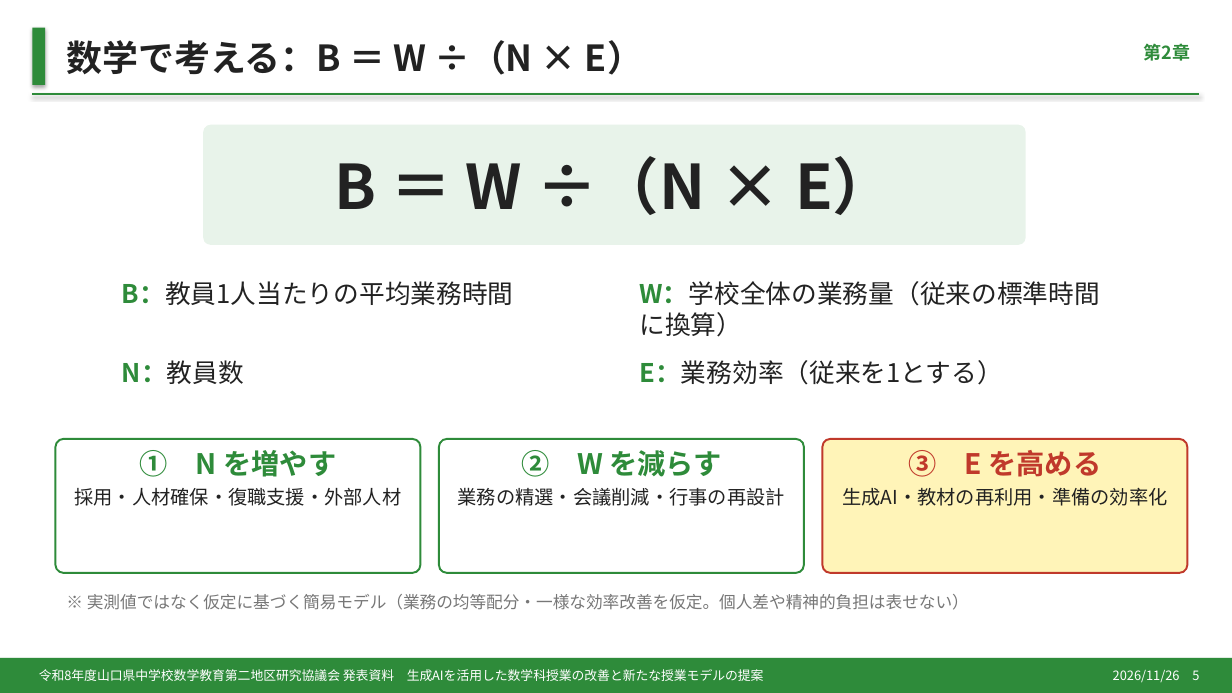
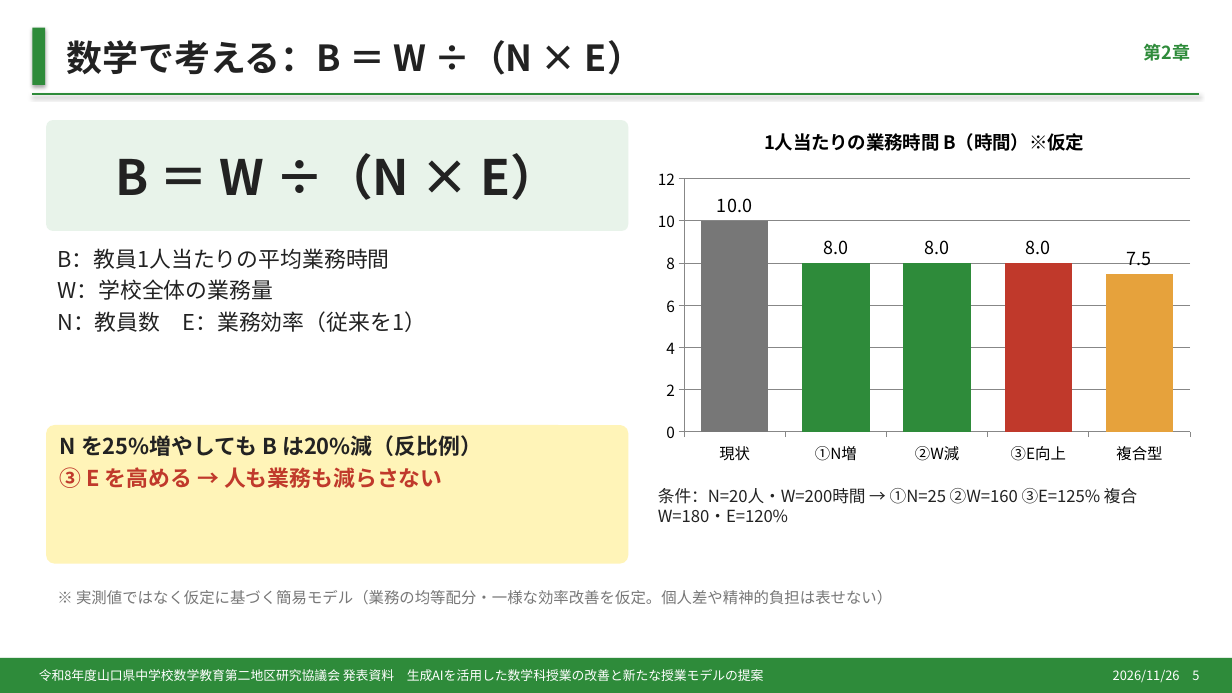
Before and after one commit to margiela14th-sudo/my-ai-project, a slide deck: slide 5 of 07_完成資料/県大会発表_生成AI授業再構築.pptx. Drawn at 1232x693 pixels with LibreOffice and Linux fonts; fonts in the diff are those of the drawing. Boxes give left, top, right and bottom in pixels: in the first picture for what was removed or moved away, otherwise in the second. Text is boxed around its words. In the diff, an @@ line names an element or a change of style, - is before the commit and + after.

```diff
--- a/07_完成資料/県大会発表_生成AI授業再構築.pptx
+++ b/07_完成資料/県大会発表_生成AI授業再構築.pptx
@@ column chart added at [647,111,1202,471] @@
+title "1人当たりの業務時間 B（時間）※仮定"
+categories: 現状, ①N増, ②W減, ③E向上, 複合型
+Series 1: 10, 8, 8, 8, 7.5
@@ rounded rectangle "B ＝ W ÷（N × ...": place and size @@
-rounded rectangle "B ＝ W ÷（N × ..." at [203,125,1026,245]
+rounded rectangle "B ＝ W ÷（N × ..." at [46,120,628,231]
@@ rounded rectangle "B ＝ W ÷（N × ..." at [46,120,628,231]: size 48 to 38 pt @@
@@ text "B：教員1人当たりの平均業務時間": place and size @@
-text "B：教員1人当たりの平均業務時間" at [122,281,514,305]
+text "B：教員1人当たりの平均業務時間" at [57,248,426,332]
@@ text at [57,248,389,269]: size 20 to 17 pt, text colour #2E8B3A to #222222, bold off in "B：教員1人当たりの平均業務時間" @@
@@ text at [57,279,426,332]: paragraphs added @@
+W：学校全体の業務量
+N：教員数 E：業務効率（従来を1）
@@ text removed at [639,281,1100,337] @@
-W：学校全体の業務量（従来の標準時間に換算）
@@ text removed at [122,360,244,384] @@
-N：教員数
@@ rounded rectangle added at [46,425,628,564], fill #FFF4B8, 17 pt, text #222222, bold @@
+N を25%増やしても B は20%減（反比例）
+③ E を高める → 人も業務も減らさない
@@ rounded rectangle removed at [55,439,421,573] @@
-① N を増やす
-採用・人材確保・復職支援・外部人材
@@ rounded rectangle removed at [439,439,804,573] @@
-② W を減らす
-業務の精選・会議削減・行事の再設計
@@ rounded rectangle removed at [823,439,1188,573] @@
-③ E を高める
-生成AI・教材の再利用・準備の効率化
@@ text at [658,488,1137,522]: text changed; size 20 to 13 pt @@
-E：業務効率（従来を1とする）
+条件：N=20人・W=200時間 → ①N=25 ②W=160 ③E=125% 複合 W=180・E=120%
@@ text "※ 実測値ではなく仮定に基づく簡易モデル（業務の均等配分・一様な効率改善を仮定。個人差や精神的負担は表せない）": place and size @@
-text "※ 実測値ではなく仮定に基づく簡易モデル（業務の均等配分・一様な効率改善を仮定。個人差や精神的負担は表せない）" at [87,594,969,610]
+text "※ 実測値ではなく仮定に基づく簡易モデル（業務の均等配分・一様な効率改善を仮定。個人差や精神的負担は表せない）" at [76,590,892,604]
@@ text "※ 実測値ではなく仮定に基づく簡易モデル（業務の均等配分・一様な効率改善を仮定。個人差や精神的負担は表せない）" at [76,590,892,604]: size 13 to 12 pt @@
```
Also in this commit, not shown: 14 other slides changed, 2 slides added, 2 slides removed, 8 other files.
